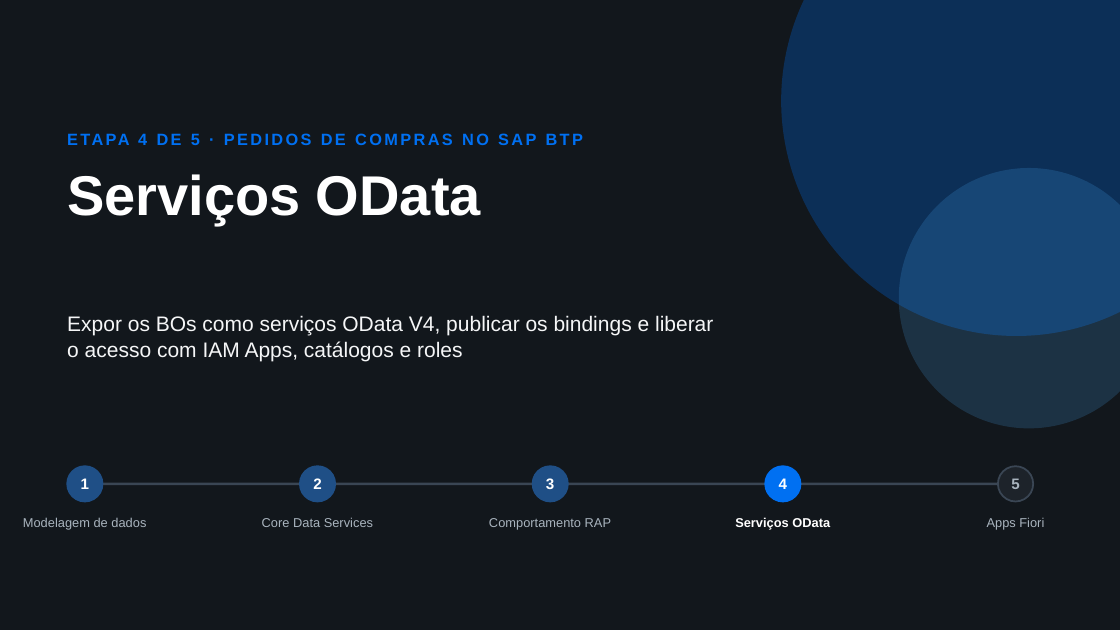
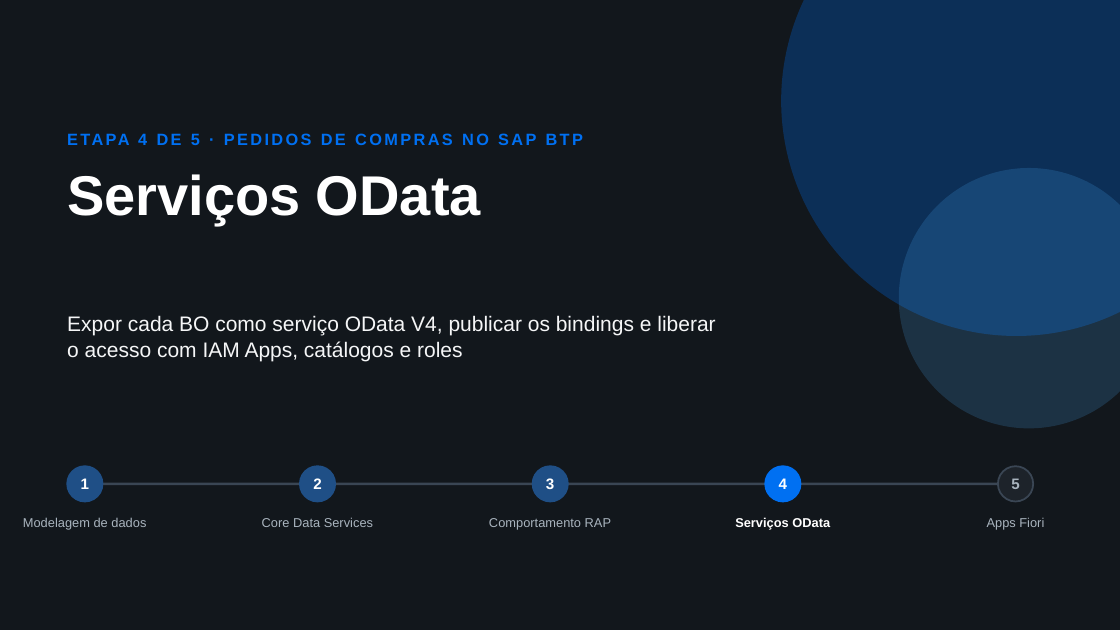
Before and after one commit to AdrianoBispo/sap-abap-rap-pedidos-de-compras-app, a slide deck: slide 1 of docs/apresentacoes/04-servicos-odata.pptx. Drawn at 1120x630 pixels with LibreOffice and Linux fonts; fonts in the diff are those of the drawing. Boxes give left, top, right and bottom in pixels: in the first picture for what was removed or moved away, otherwise in the second. Text is boxed around its words. In the diff, an @@ line names an element or a change of style, - is before the commit and + after.

```diff
--- a/docs/apresentacoes/04-servicos-odata.pptx
+++ b/docs/apresentacoes/04-servicos-odata.pptx
@@ text at bbox=[67, 315, 715, 361]: text changed @@
-Expor os BOs como serviços OData V4, publicar os bindings e liberar o acesso com IAM Apps, catálogos e roles
+Expor cada BO como serviço OData V4, publicar os bindings e liberar o acesso com IAM Apps, catálogos e roles
```
Also in this commit, not shown: 7 other slides changed, 12 slides added.
